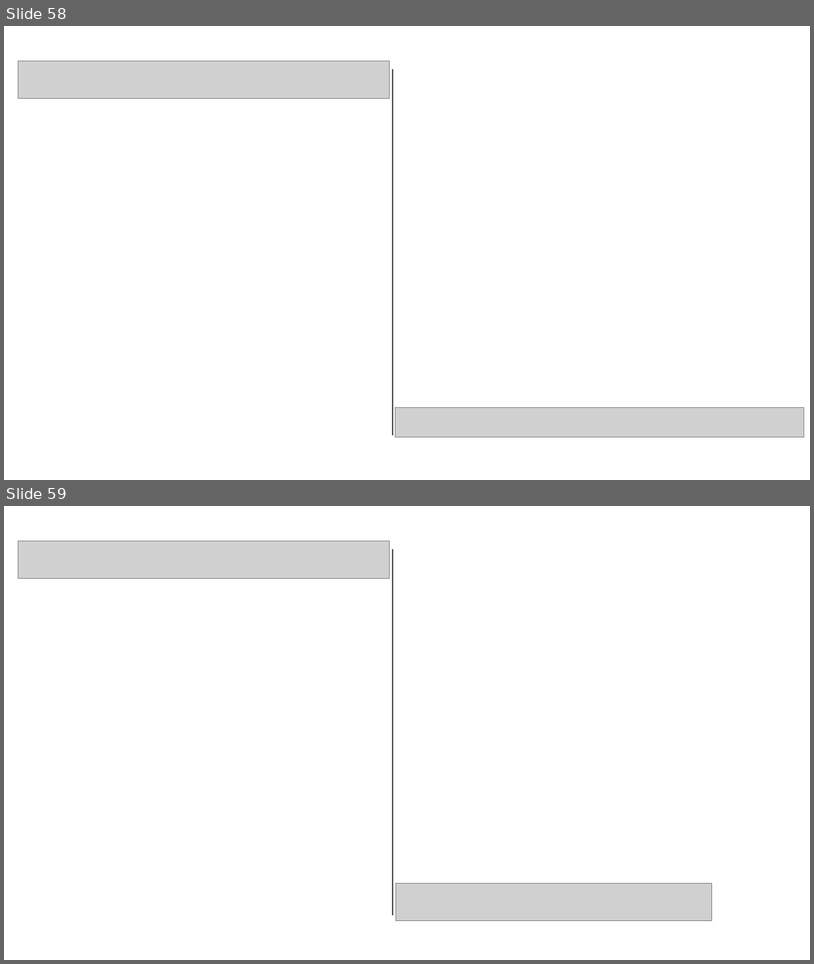
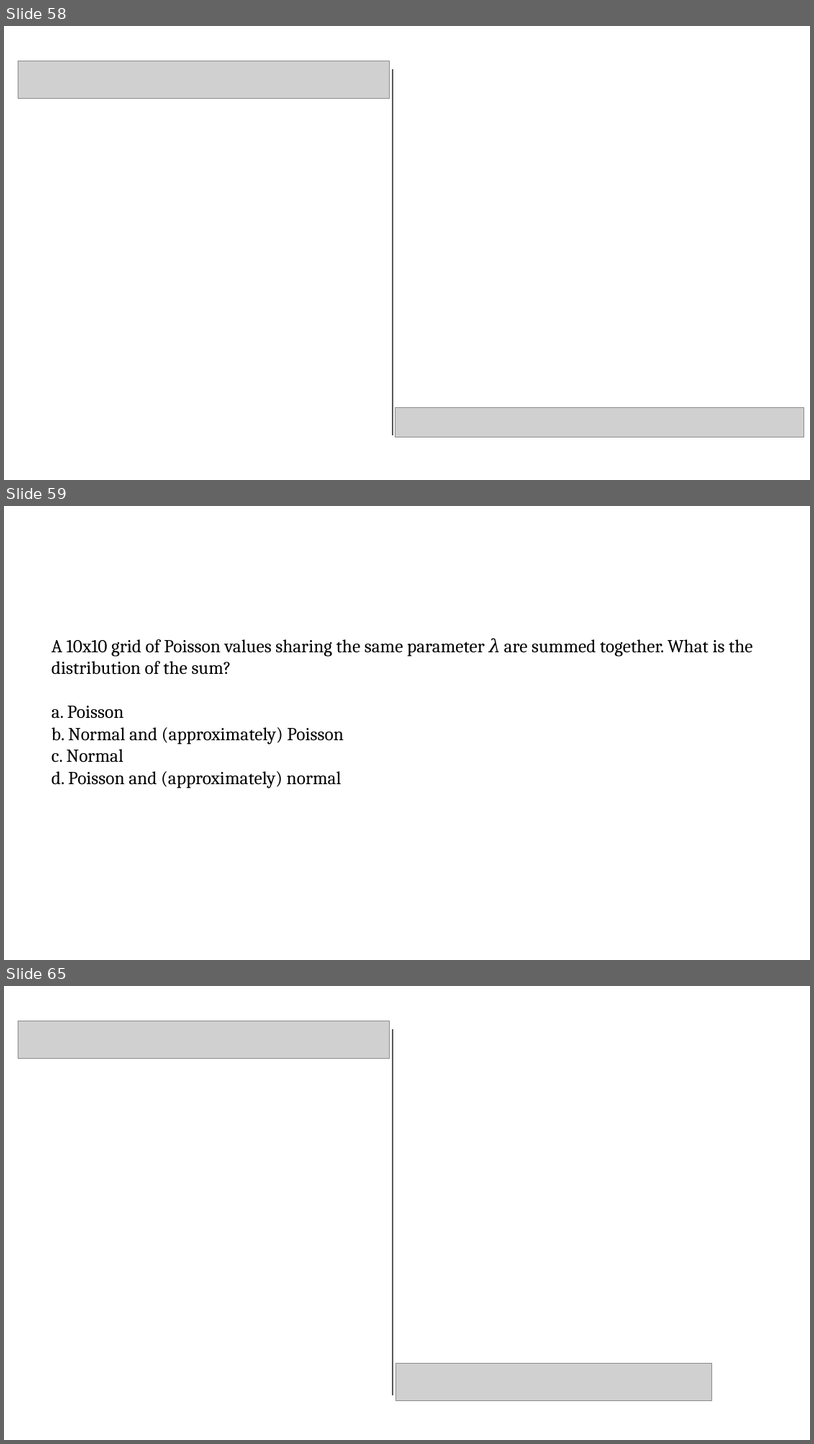
Before and after one commit to pvermees/geostats, a slide deck: slides/quizzes.odp. Shown one above the other, each under a label of ours: slides 58 and 59 before the commit, slides 58, 59 and 65 after it; the slides between them are not shown. The pictures are 814x964 and 814x1444 pixels, drawn with LibreOffice and Linux fonts; fonts in the diff are those of the drawing; grey boxes stand for pictures. Boxes give left, top, right and bottom in pixels: in the first picture for what was removed or moved away, otherwise in the second. Text is boxed around its words. In the diff, an @@ line names an element or a change of style, - is before the commit and + after.

Commit message:
Updated normal distribution table

```diff
--- a/slides/quizzes.odp
+++ b/slides/quizzes.odp
@@ slide 59 added at (4, 506, 810, 960), background #FFFFFF @@
@@ text added at (52, 638, 754, 788), 18 pt, text #000000 @@
+A 10x10 grid of Poisson values sharing the same parameter 𝜆 are summed together. What is the distribution of the sum?
+a. Poisson
+b. Normal and (approximately) Poisson
+c. Normal
+d. Poisson and (approximately) normal
@@ what was slide 59 is now slide 65 @@
```
Also in this commit, not shown: 10 slides changed, 5 other slides added, 4 other files.
